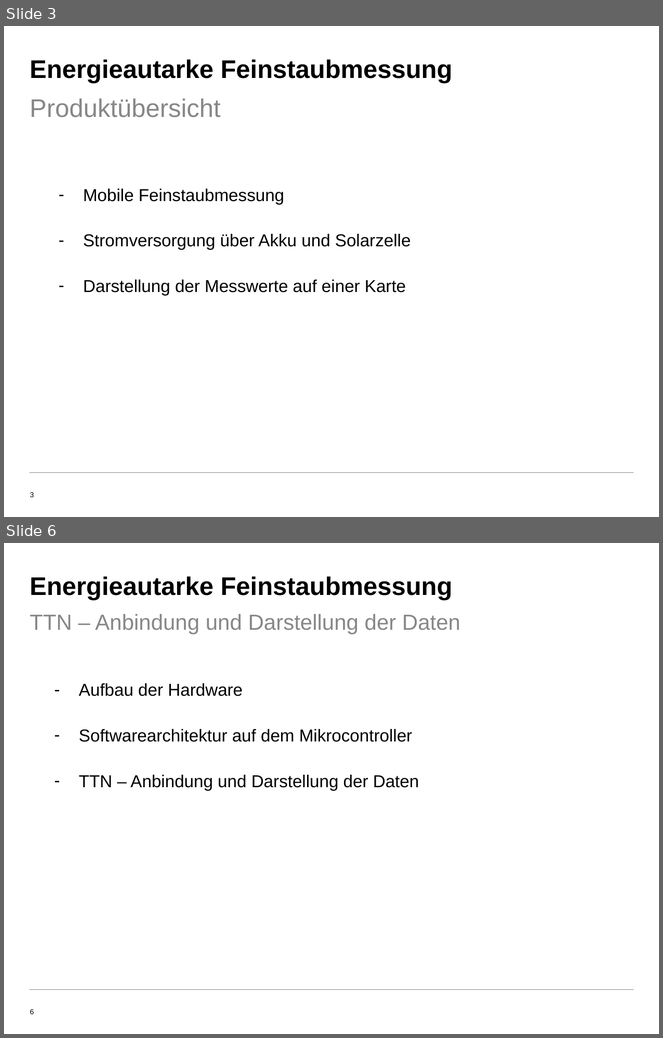
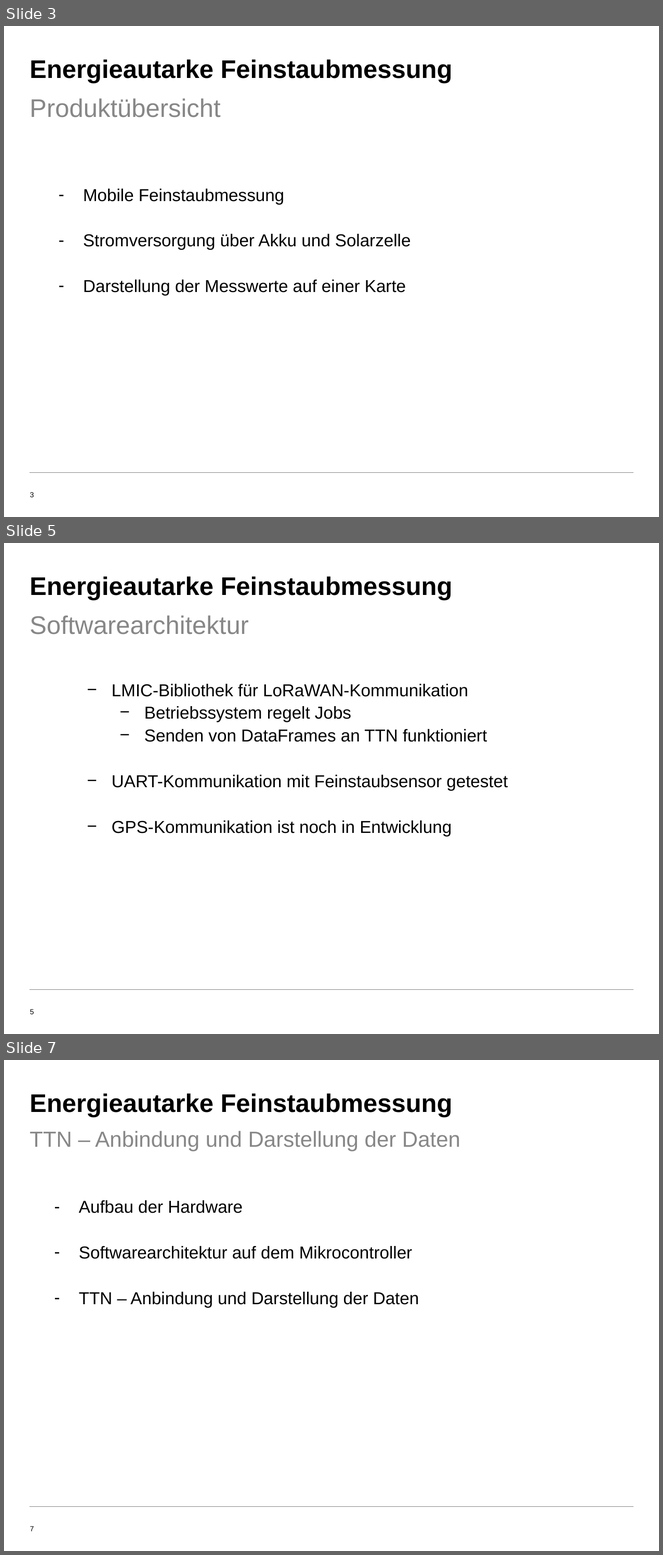
Before and after one commit to AdavVegab/LoRaWAN_embeddedSystems, a slide deck: Präsentation_10_12_2019.pptx. Shown one above the other, each under a label of ours: slides 3 and 6 before the commit, slides 3, 5 and 7 after it; the slides between them are not shown. The pictures are 663x1038 and 663x1555 pixels, drawn with LibreOffice and Linux fonts; fonts in the diff are those of the drawing; background and template pictures are left out. Boxes give left, top, right and bottom in pixels: in the first picture for what was removed or moved away, otherwise in the second. Text is boxed around its words. In the diff, an @@ line names an element or a change of style, - is before the commit and + after.

```diff
--- a/Präsentation_10_12_2019.pptx
+++ b/Präsentation_10_12_2019.pptx
@@ slide 5 added at box(4, 543, 659, 1034), background #FFFFFF; not listed: 2 template elements that a slide beside it also shows @@
@@ title added at box(29, 576, 453, 600), 28 pt, text #000000, bold @@
+Energieautarke Feinstaubmessung
@@ text added at box(29, 615, 249, 635), 28 pt, text #878787 @@
+Softwarearchitektur
@@ text added at box(112, 684, 508, 836), 19 pt, text #000000 @@
+  − LMIC-Bibliothek für LoRaWAN-Kommunikation
+    − Betriebssystem regelt Jobs
+    − Senden von DataFrames an TTN funktioniert
+  − UART-Kommunikation mit Feinstaubsensor getestet
+  − GPS-Kommunikation ist noch in Entwicklung
@@ what was slide 6 is now slide 7 @@
@@ page number at box(30, 1526, 34, 1532): text changed @@
-6
+7
```
Also in this commit, not shown: 2 slides changed.
